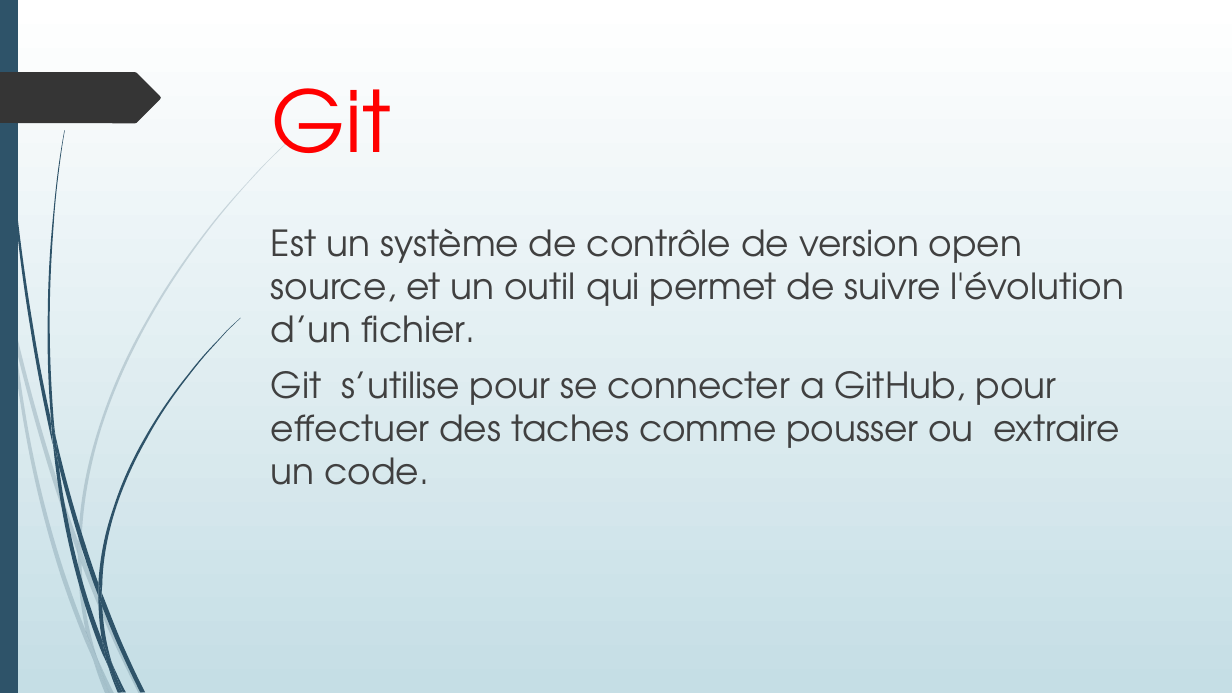
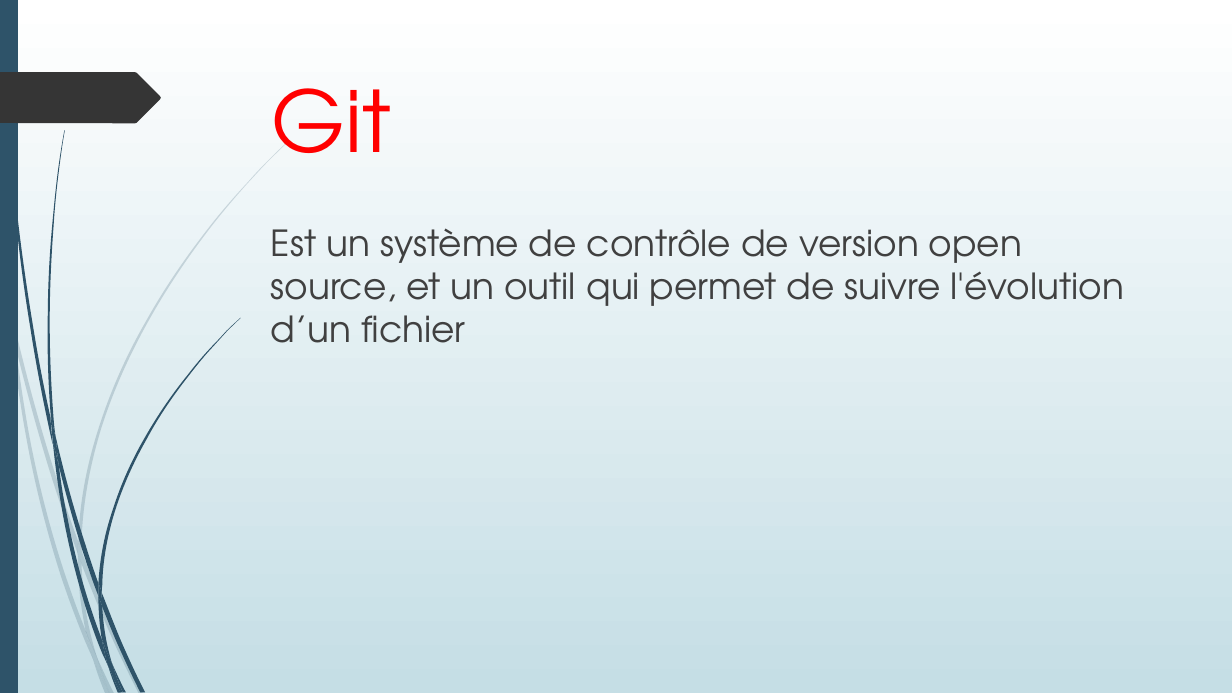
Before and after one commit to Elgountari-Ayoub/learnGit, a slide deck: slide 3 of 1erProjet.odp. Drawn at 1232x693 pixels with LibreOffice and Linux fonts; fonts in the diff are those of the drawing. Boxes give left, top, right and bottom in pixels: in the first picture for what was removed or moved away, otherwise in the second. Text is boxed around its words. In the diff, an @@ line names an element or a change of style, - is before the commit and + after.

```diff
--- a/1erProjet.odp
+++ b/1erProjet.odp
@@ text at [271,228,1124,343]: text changed @@
-Est un système de contrôle de version open source, et un outil qui permet de suivre l'évolution d’un fichier.
-Git s’utilise pour se connecter a GitHub, pour effectuer des taches comme pousser ou extraire un code.
+Est un système de contrôle de version open source, et un outil qui permet de suivre l'évolution d’un fichier
```
Also in this commit, not shown: 2 slides added.
